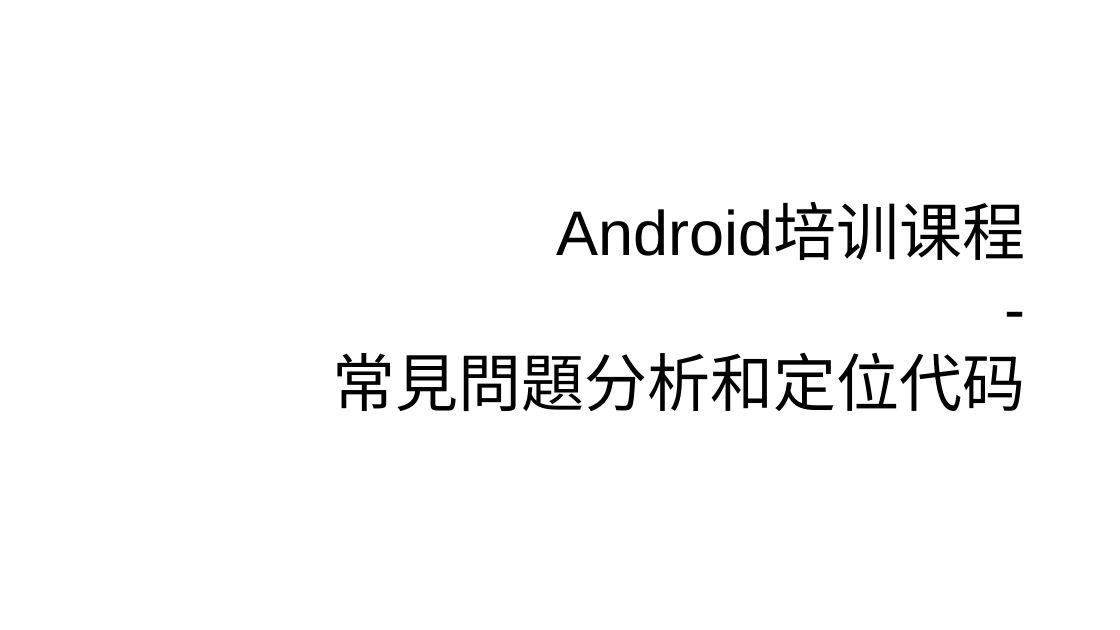
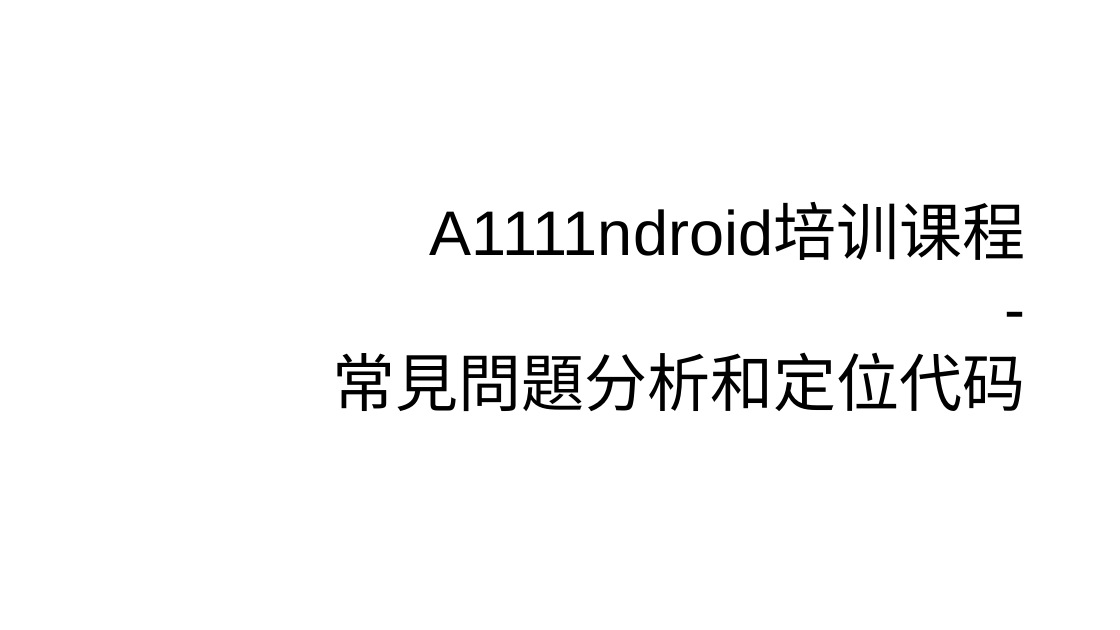
Before and after one commit to zengwangdi/fc, a slide deck: slide 1 of 安卓开发常用知识点.ppt. Drawn at 1120x630 pixels with LibreOffice and Linux fonts; fonts in the diff are those of the drawing. Boxes give left, top, right and bottom in pixels: in the first picture for what was removed or moved away, otherwise in the second. Text is boxed around its words. In the diff, an @@ line names an element or a change of style, - is before the commit and + after.

```diff
--- a/安卓开发常用知识点.ppt
+++ b/安卓开发常用知识点.ppt
@@ title at box(332, 206, 1025, 411): text changed @@
-Android培训课程
--
-常見問題分析和定位代码
+A1111ndroid培训课程
+-
+常見問題分析和定位代码
```
Also in this commit, not shown: 2 other slides changed, 1 other file.
